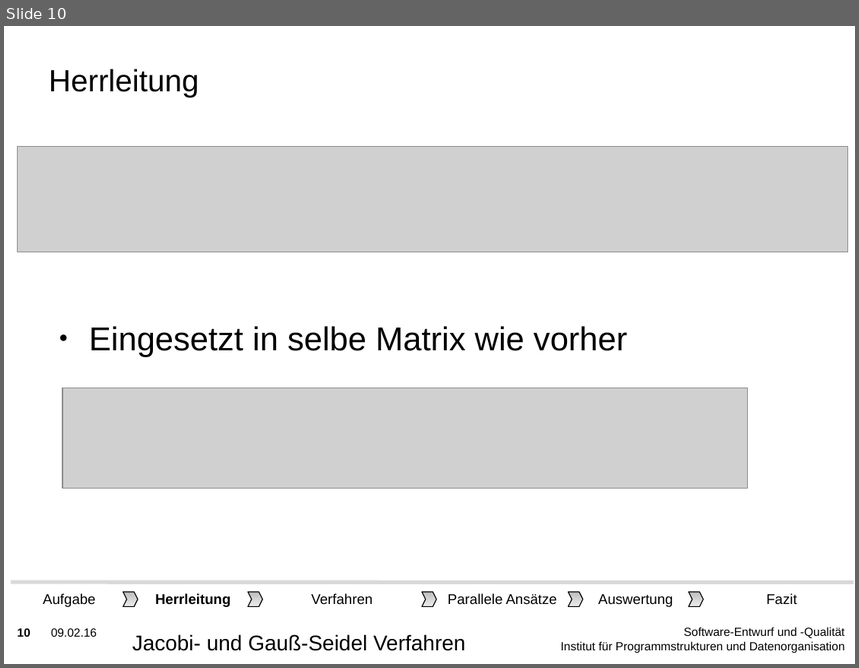
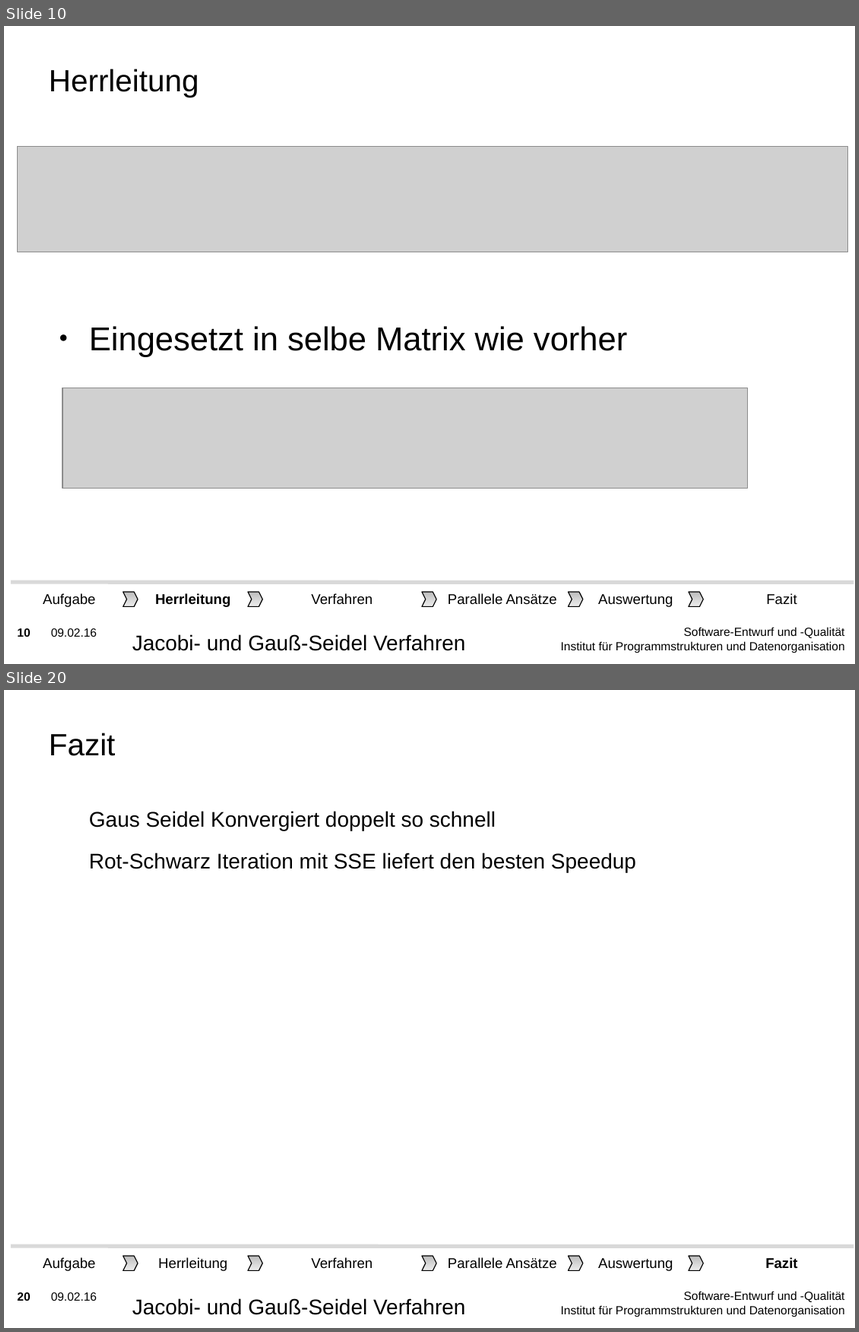
Before and after one commit to lutteropp/parallelDG, a slide deck: präsident/KIT-Masterslides-DE-SDQ.odp. Shown one above the other, each under a label of ours: slide 10 before the commit, slides 10 and 20 after it; the slides between them are not shown. The pictures are 859x668 and 859x1332 pixels, drawn with LibreOffice and Linux fonts; fonts in the diff are those of the drawing; grey boxes stand for pictures; background and template pictures are left out. Boxes give left, top, right and bottom in pixels: in the first picture for what was removed or moved away, otherwise in the second. Text is boxed around its words. In the diff, an @@ line names an element or a change of style, - is before the commit and + after.

Commit message:
aufgabe d gelöscht präsentation geupdatet

```diff
--- a/präsident/KIT-Masterslides-DE-SDQ.odp
+++ b/präsident/KIT-Masterslides-DE-SDQ.odp
@@ slide 20 added at (4, 690, 855, 1328), background picture (left out); not listed: 3 template elements that a slide beside it also shows @@
@@ title added at (49, 733, 116, 756), 26 pt, text #000000 @@
+Fazit
@@ text added at (89, 811, 636, 873), 18 pt, text #000000 @@
+Gaus Seidel Konvergiert doppelt so schnell
+Rot-Schwarz Iteration mit SSE liefert den besten Speedup
@@ group added at (11, 1246, 854, 1277): 6 rectangles, 5 freeform shapes, 1 line @@
+Herrleitung
+Auswertung
+Verfahren
+Fazit
+Aufgabe
+Parallele Ansätze
@@ text added at (132, 1299, 465, 1315), 18 pt, text #000000 @@
+Jacobi- und Gauß-Seidel Verfahren
```
Also in this commit, not shown: 4 slides changed, 5 other slides added, 53 other files.
